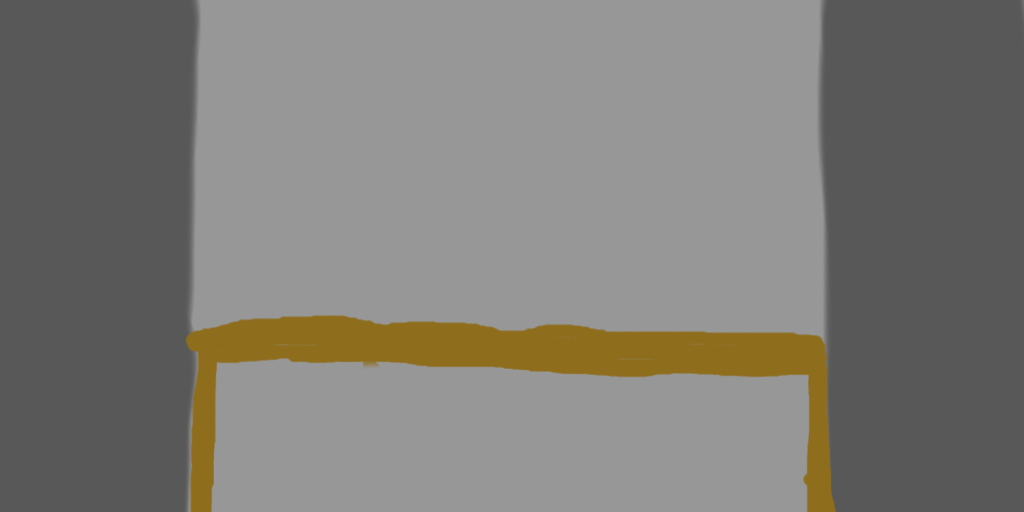
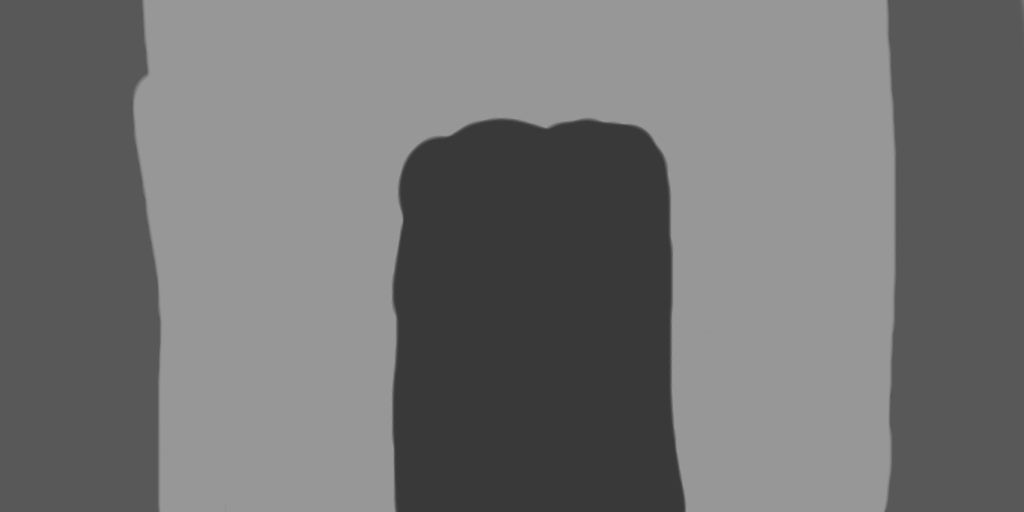
Layered file, before and after one edit (1024×512). Changes by layer:
painted on "Paint Layer 18" over [132, 0, 897, 512]
